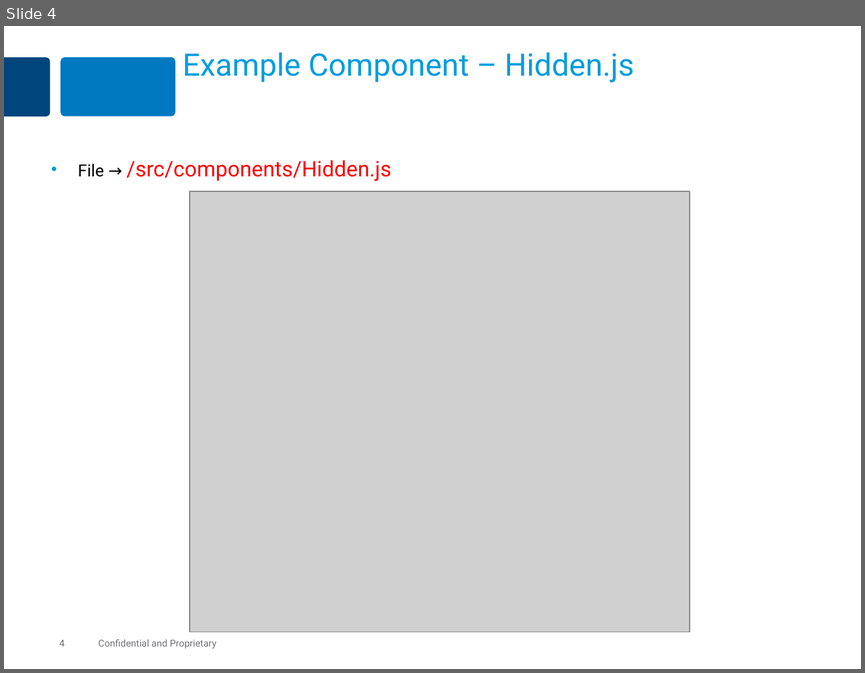
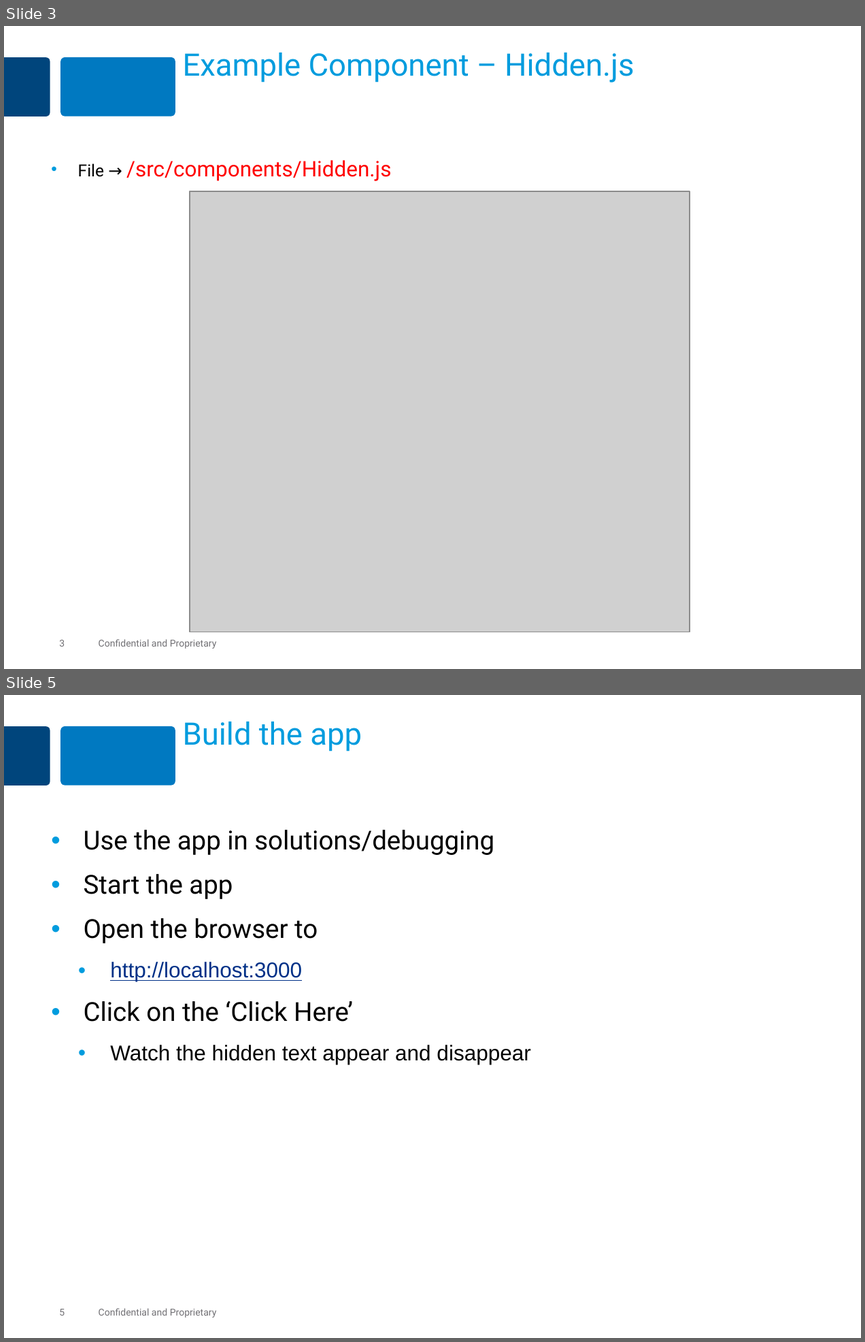
Before and after one commit to MaxMillington/react_practice, a slide deck: lesson-react-60-debugging/react-debugging.pptx. Shown one above the other, each under a label of ours: slide 4 before the commit, slides 3 and 5 after it; the slides between them are not shown. The pictures are 865x673 and 865x1342 pixels, drawn with LibreOffice and Linux fonts; fonts in the diff are those of the drawing; grey boxes stand for pictures. Boxes give left, top, right and bottom in pixels: in the first picture for what was removed or moved away, otherwise in the second. Text is boxed around its words. In the diff, an @@ line names an element or a change of style, - is before the commit and + after.

```diff
--- a/lesson-react-60-debugging/react-debugging.pptx
+++ b/lesson-react-60-debugging/react-debugging.pptx
@@ slide 5 added at (4,695,861,1338), background #FFFFFF; not listed: 4 template elements that a slide beside it also shows @@
@@ title added at (183,722,362,751), 26 pt, text #009CDE @@
+Build the app
@@ text added at (84,830,530,1064), 22 pt, text #000000 @@
+• Use the app in solutions/debugging
+• Start the app
+• Open the browser to
+  • http://localhost:3000
+• Click on the ‘Click Here’
+  • Watch the hidden text appear and disappear
@@ what was slide 4 is now slide 3 @@
@@ page number at (59,639,65,646): text changed @@
-4
+3
```
Also in this commit, not shown: 3 slides changed, 5 other slides added, 26 slides removed, 37 other files.
